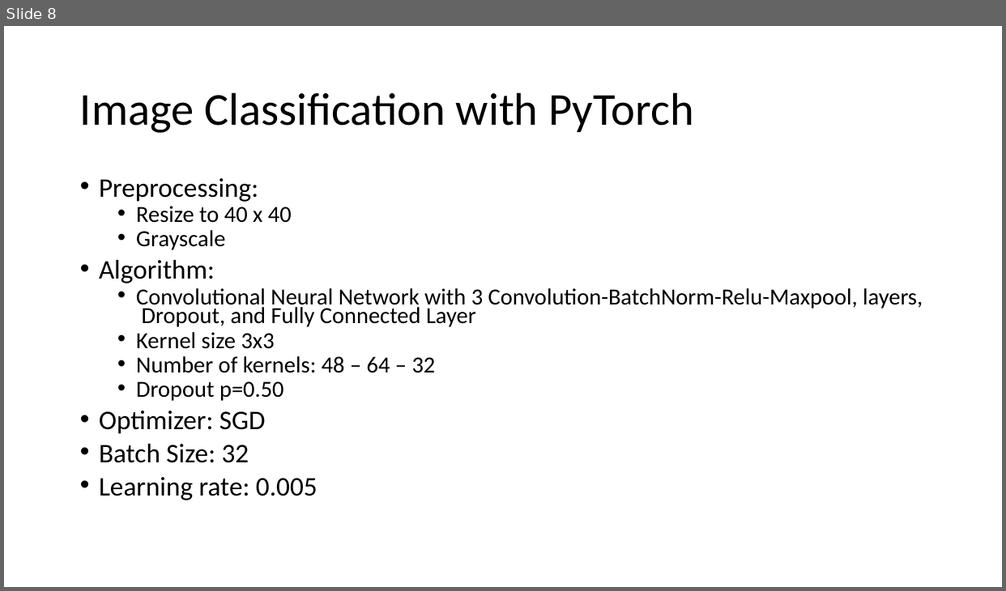
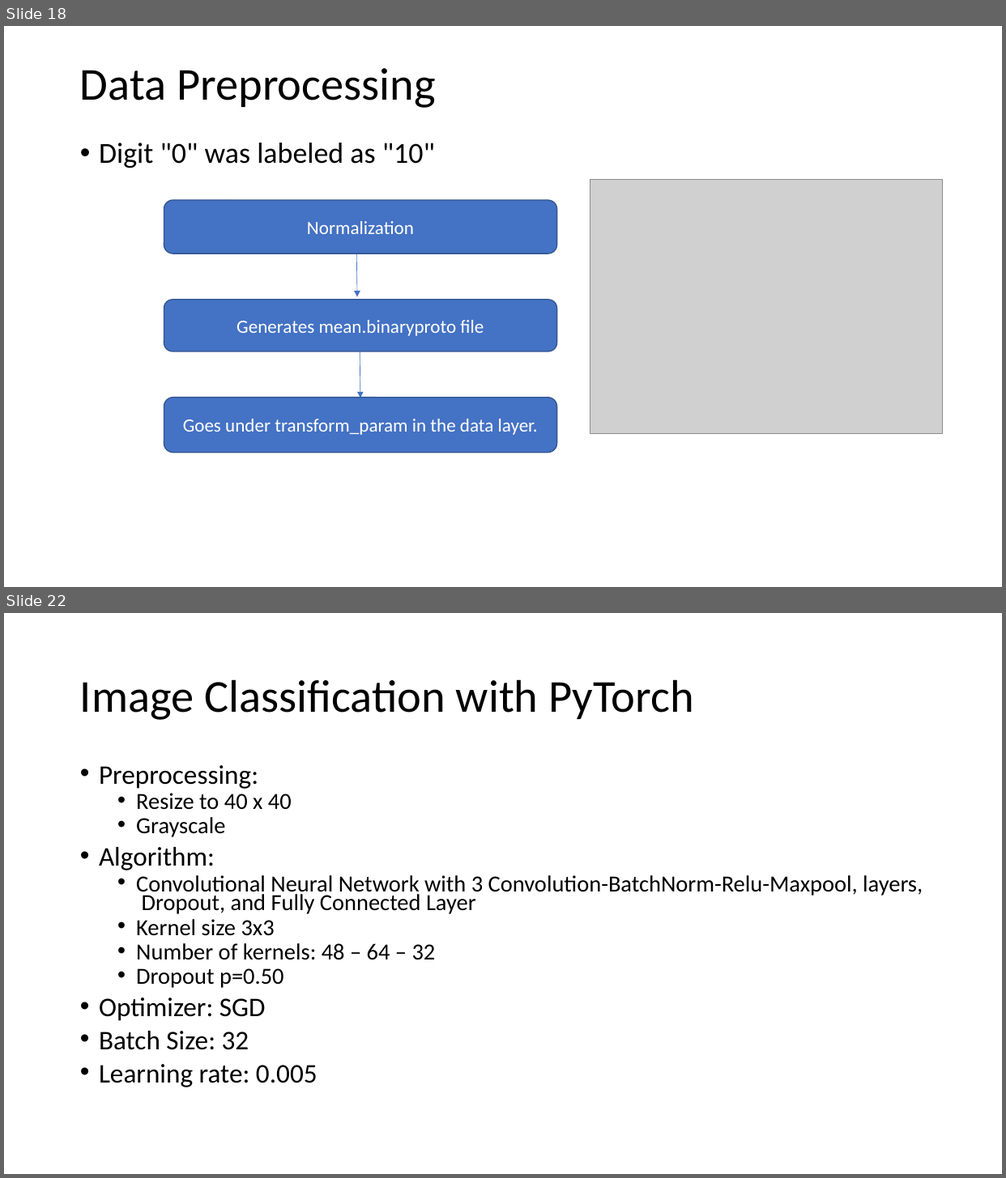
Before and after one commit to BillGrieser-GW/Final-Project-Group-7, a slide deck: Final-Group-Presentation/Group7.pptx. Shown one above the other, each under a label of ours: slide 8 before the commit, slides 18 and 22 after it; the slides between them are not shown. The pictures are 1006x591 and 1006x1178 pixels, drawn with LibreOffice and Linux fonts; fonts in the diff are those of the drawing; grey boxes stand for pictures. Boxes give left, top, right and bottom in pixels: in the first picture for what was removed or moved away, otherwise in the second. Text is boxed around its words. In the diff, an @@ line names an element or a change of style, - is before the commit and + after.

```diff
--- a/Final-Group-Presentation/Group7.pptx
+++ b/Final-Group-Presentation/Group7.pptx
@@ slide 18 added at bbox=[4, 26, 1002, 587], background #FFFFFF @@
@@ title added at bbox=[80, 68, 435, 108], 44 pt, text #000000 @@
+Data Preprocessing
@@ text added at bbox=[99, 143, 435, 168], 28 pt, text #000000 @@
+• Digit "0" was labeled as "10"
@@ picture added at bbox=[590, 180, 942, 435] @@
@@ rounded rectangle added at bbox=[164, 200, 557, 254], fill #4472C4, outline #325491 1 pt, 18 pt, text #FFFFFF @@
+Normalization
@@ arrow added from (356, 253) to (357, 297), #4472C4 0.5 pt @@
@@ rounded rectangle added at bbox=[164, 300, 557, 352], fill #4472C4, outline #325491 1 pt, 18 pt, text #FFFFFF @@
+Generates mean.binaryproto file
@@ arrow added from (360, 351) to (360, 398), #4472C4 0.5 pt @@
@@ rounded rectangle added at bbox=[164, 397, 557, 453], fill #4472C4, outline #325491 1 pt, 18 pt, text #FFFFFF @@
+Goes under transform_param in the data layer.
@@ what was slide 8 is now slide 22 @@
```
Also in this commit, not shown: 1 slide changed, 15 other slides added, 2 slides removed, 3 other files.
